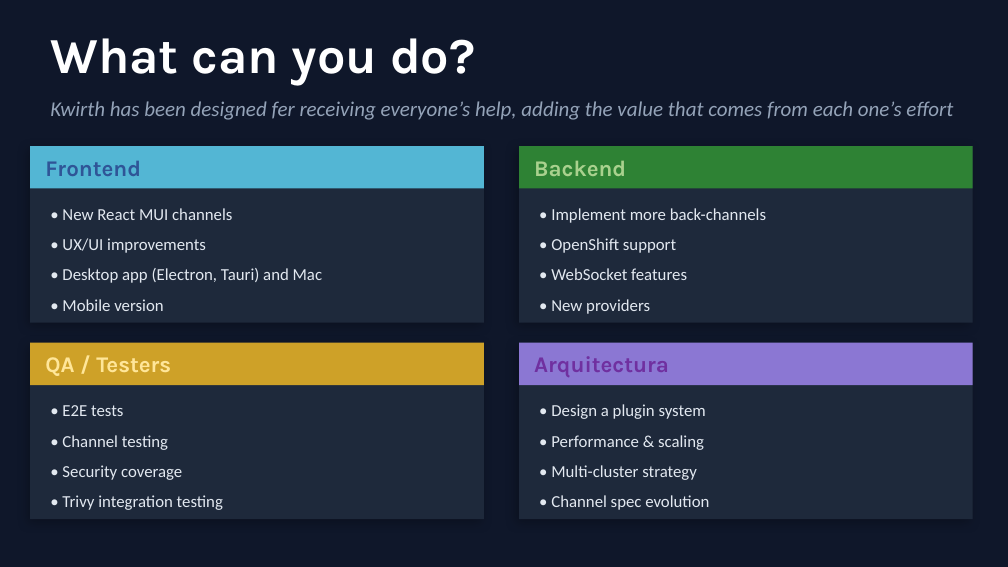
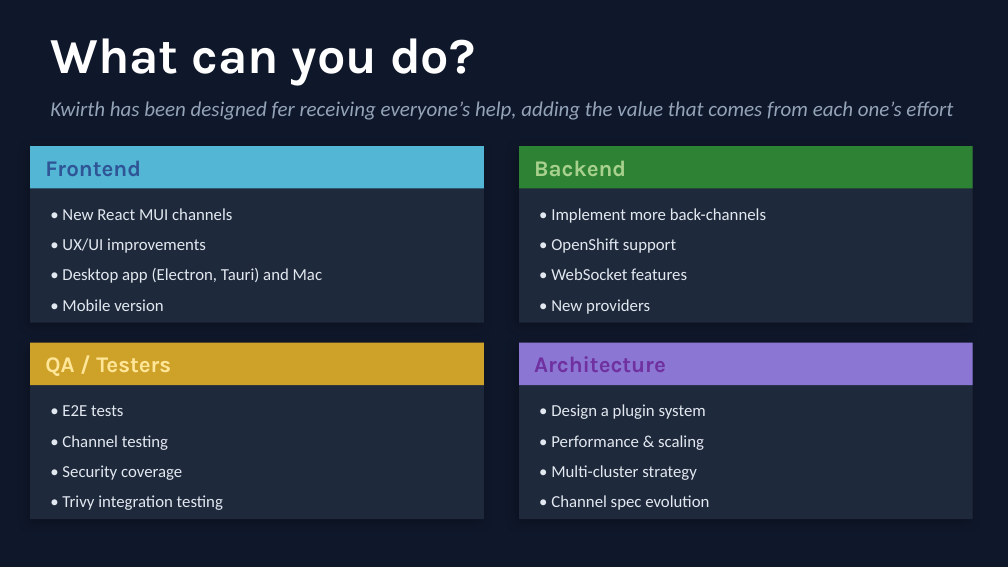
Before and after one commit to kwirthmagnify/kwirth, a slide deck: slide 12 of docs/_media/kwirth_presentation.pptx. Drawn at 1008x567 pixels with LibreOffice and Linux fonts; fonts in the diff are those of the drawing. Boxes give left, top, right and bottom in pixels: in the first picture for what was removed or moved away, otherwise in the second. Text is boxed around its words. In the diff, an @@ line names an element or a change of style, - is before the commit and + after.

```diff
--- a/docs/_media/kwirth_presentation.pptx
+++ b/docs/_media/kwirth_presentation.pptx
@@ text at [534, 356, 666, 372]: text changed @@
-Arquitectura
+Architecture
```
Also in this commit, not shown: 8 other slides changed, 17 other files.
